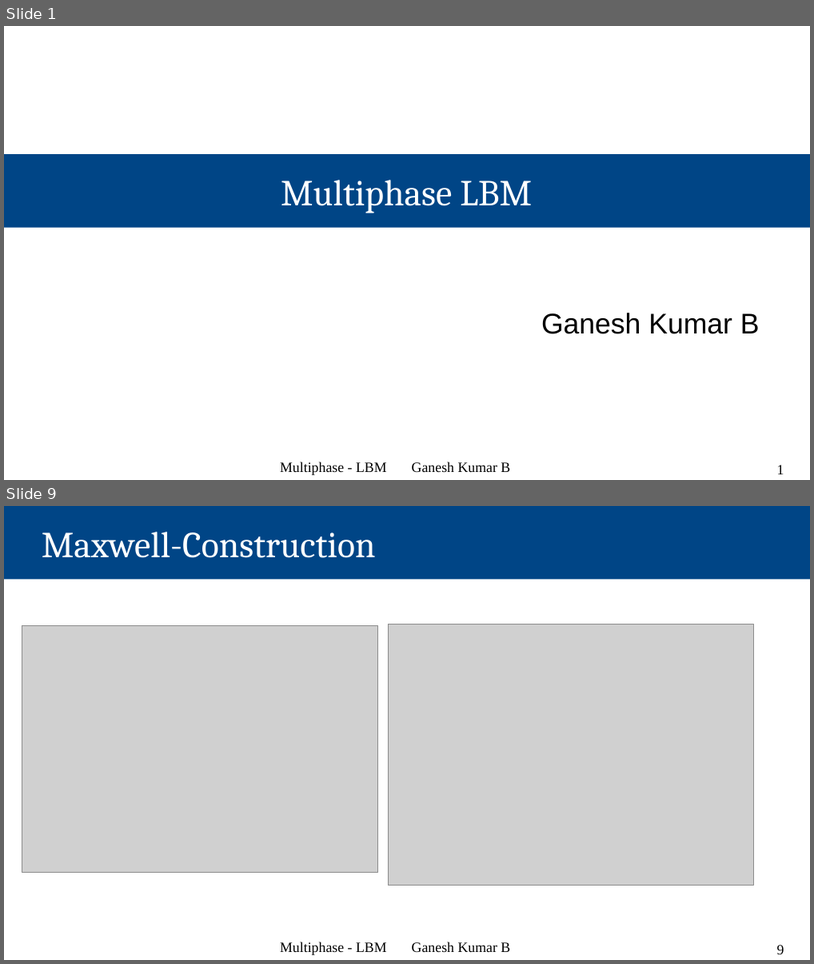
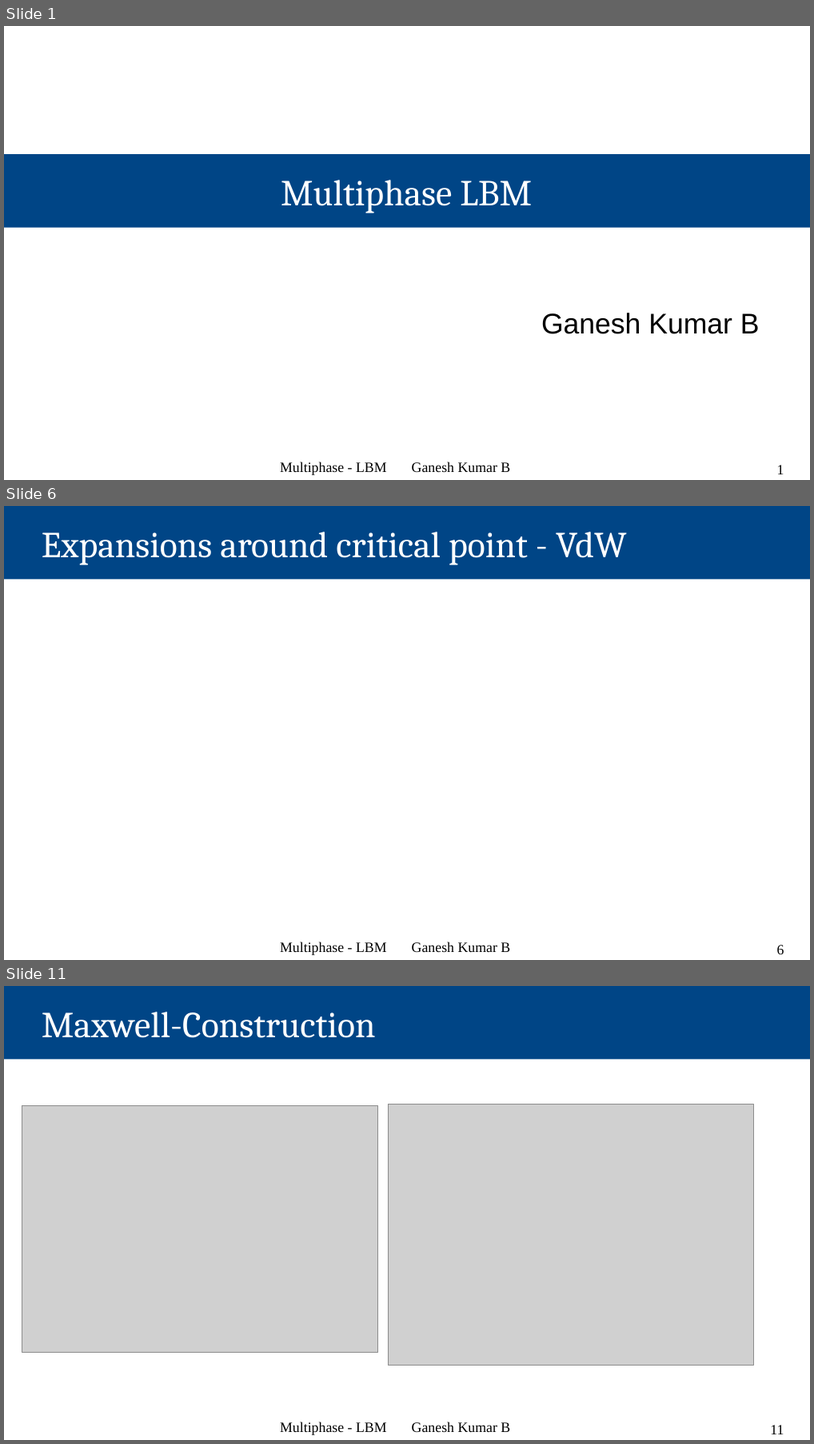
Before and after one commit to Ganesh-Kumar-B/multiphase_ppts, a slide deck: Multiphase_LBM.odp. Shown one above the other, each under a label of ours: slides 1 and 9 before the commit, slides 1, 6 and 11 after it; the slides between them are not shown. The pictures are 814x964 and 814x1444 pixels, drawn with LibreOffice and Linux fonts; fonts in the diff are those of the drawing; grey boxes stand for pictures. Boxes give left, top, right and bottom in pixels: in the first picture for what was removed or moved away, otherwise in the second. Text is boxed around its words. In the diff, an @@ line names an element or a change of style, - is before the commit and + after.

```diff
--- a/Multiphase_LBM.odp
+++ b/Multiphase_LBM.odp
@@ slide 6 added at <box>4,506,810,960</box>, background #FFFFFF @@
@@ title added at <box>4,506,810,579</box>, fill #004586, 36 pt, text #FFFFFF @@
+Expansions around critical point - VdW
@@ text added at <box>280,941,510,955</box>, 14 pt, text #000000 @@
+Multiphase - LBM Ganesh Kumar B
@@ page number added at <box>778,944,785,954</box>, 14 pt, text #000000 @@
+6
@@ what was slide 9 is now slide 11 @@
@@ page number at <box>770,1424,784,1434</box>: text changed @@
-9
+11
```
Also in this commit, not shown: 8 slides changed, 1 other slide added, 1 other file.
